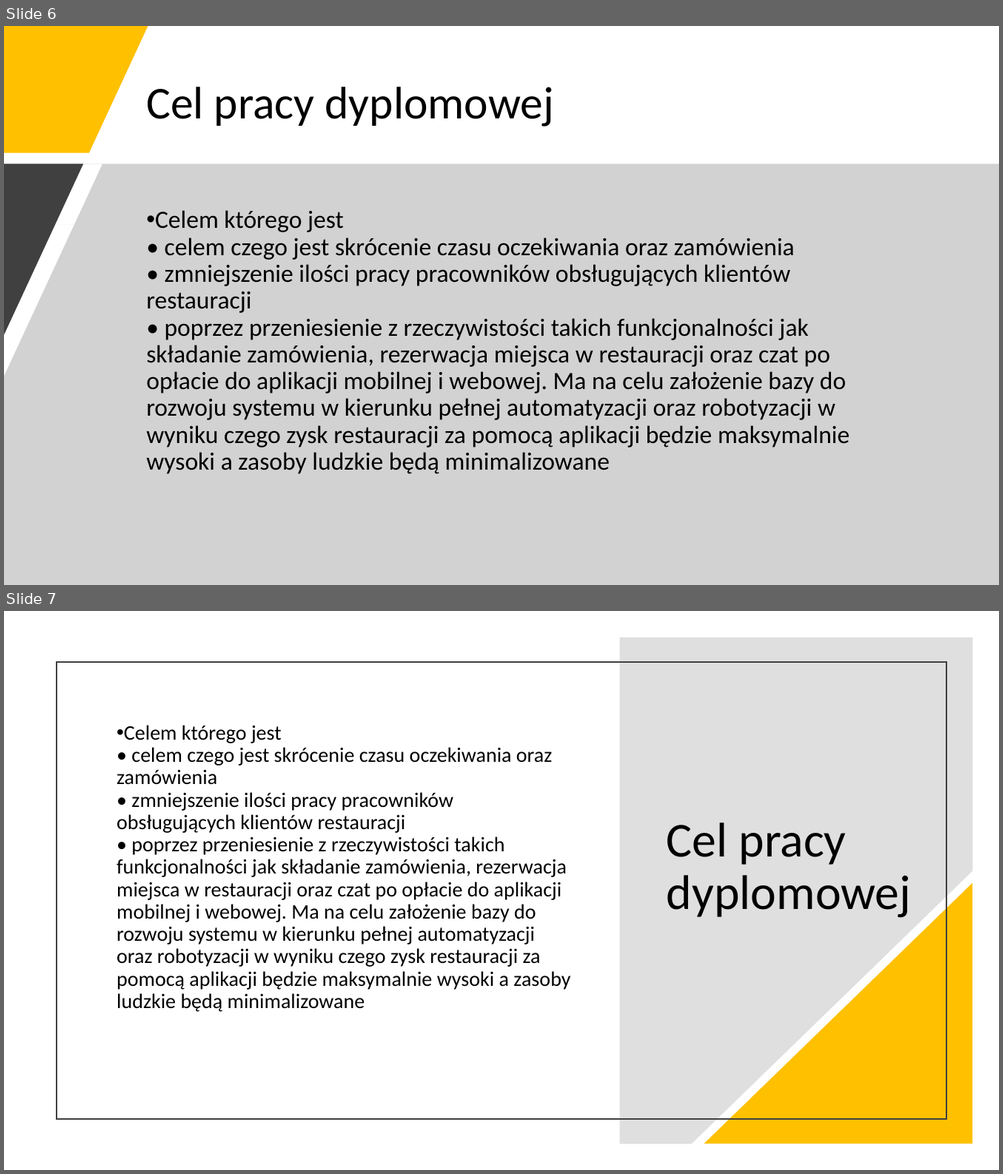
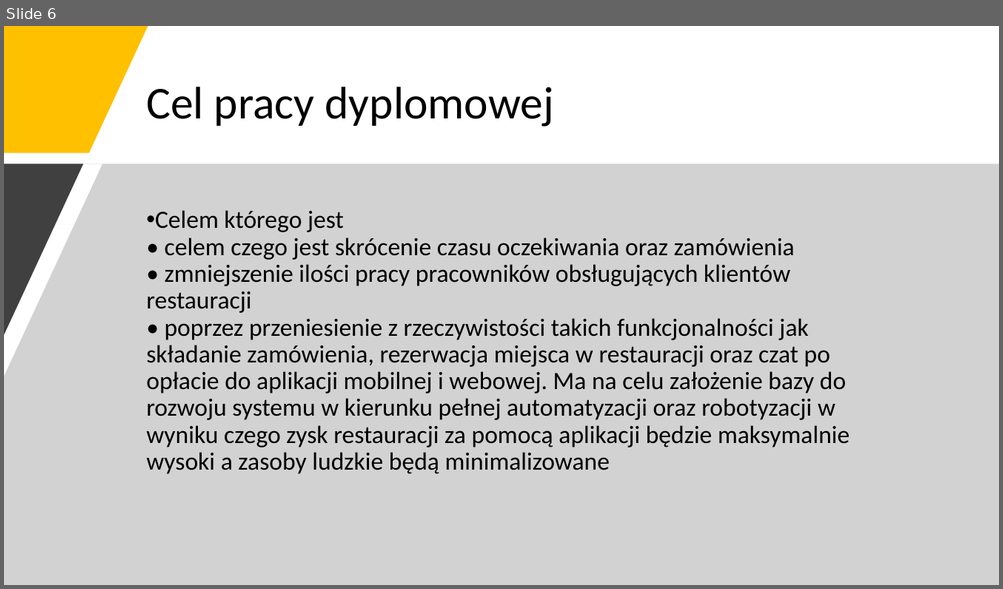
Before and after one commit to yurii-shchehliuk/ECommerce-Restaurant, a slide deck: PRACA DYPLOMOWA INŻYNIERSKA.pptx. Shown one above the other, each under a label of ours: slides 6 and 7 before the commit, slide 6 after it. The pictures are 1003x1174 and 1003x589 pixels, drawn with LibreOffice and Linux fonts; fonts in the diff are those of the drawing. Boxes give left, top, right and bottom in pixels: in the first picture for what was removed or moved away, otherwise in the second. Text is boxed around its words. In the diff, an @@ line names an element or a change of style, - is before the commit and + after.

```diff
--- a/PRACA DYPLOMOWA INŻYNIERSKA.pptx
+++ b/PRACA DYPLOMOWA INŻYNIERSKA.pptx
@@ slide 7 removed at (4, 611, 999, 1170), background #FFFFFF @@
@@ freeform shape removed at (620, 637, 973, 1144) @@
@@ rectangle removed at (57, 662, 946, 1119) @@
@@ text removed at (116, 725, 570, 1012) @@
-• Celem którego jest
-  • celem czego jest skrócenie czasu oczekiwania oraz zamówienia
-  • zmniejszenie ilości pracy pracowników obsługujących klientów restauracji
-  • poprzez przeniesienie z rzeczywistości takich funkcjonalności jak składanie zamówienia, rezerwacja miejsca w restauracji oraz czat po opłacie do aplikacji mobilnej i webowej. Ma na celu założenie bazy do rozwoju systemu w kierunku pełnej automatyzacji oraz robotyzacji w wyniku czego zysk restauracji za pomocą aplikacji będzie maksymalnie wysoki a zasoby ludzkie będą minimalizowane
@@ title removed at (666, 823, 911, 918) @@
-Cel pracy dyplomowej
@@ right triangle removed at (704, 883, 973, 1145) @@
```
Also in this commit, not shown: 1 slide changed, 8 slides added, 4 other slides removed, 3 other files.
